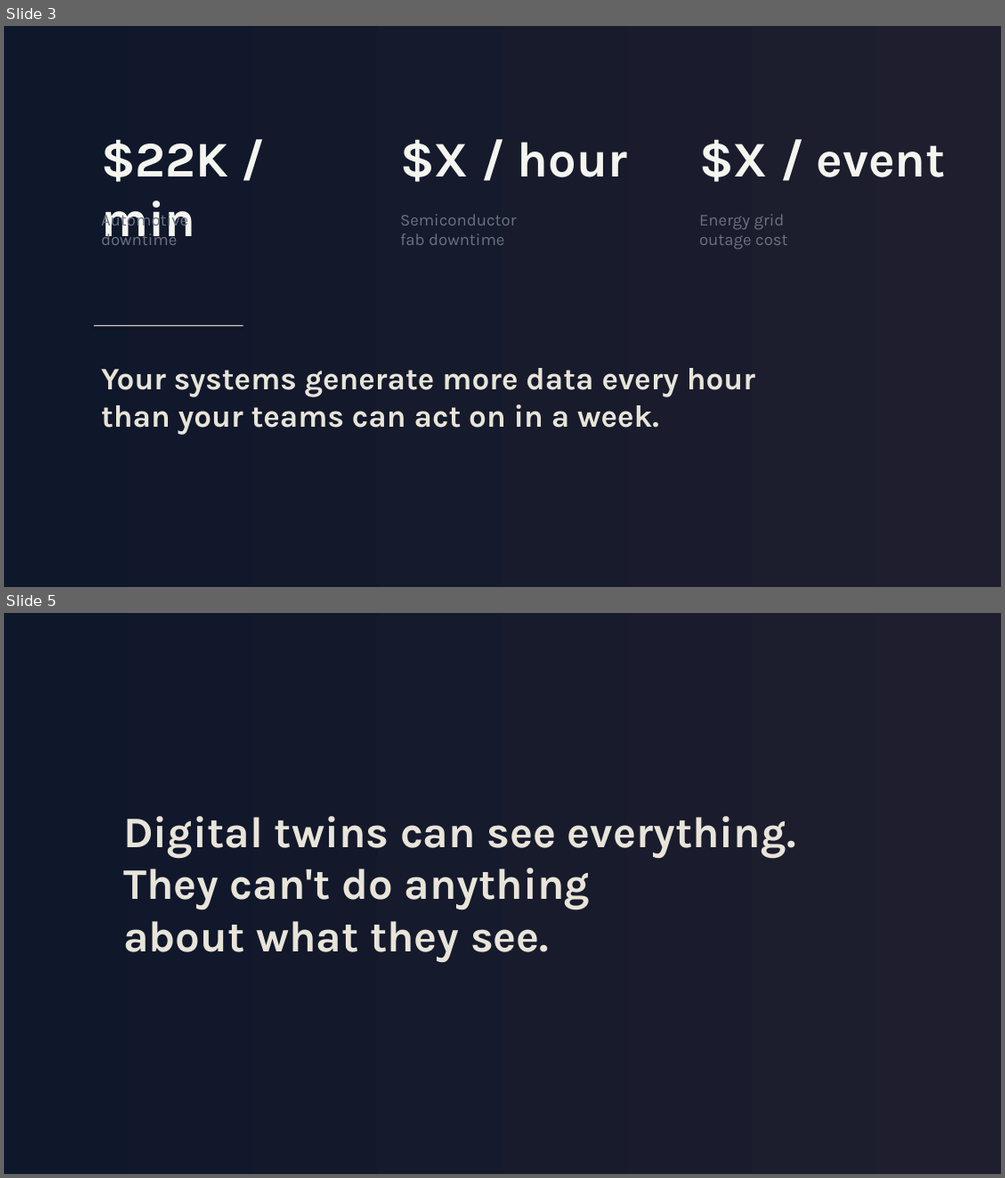
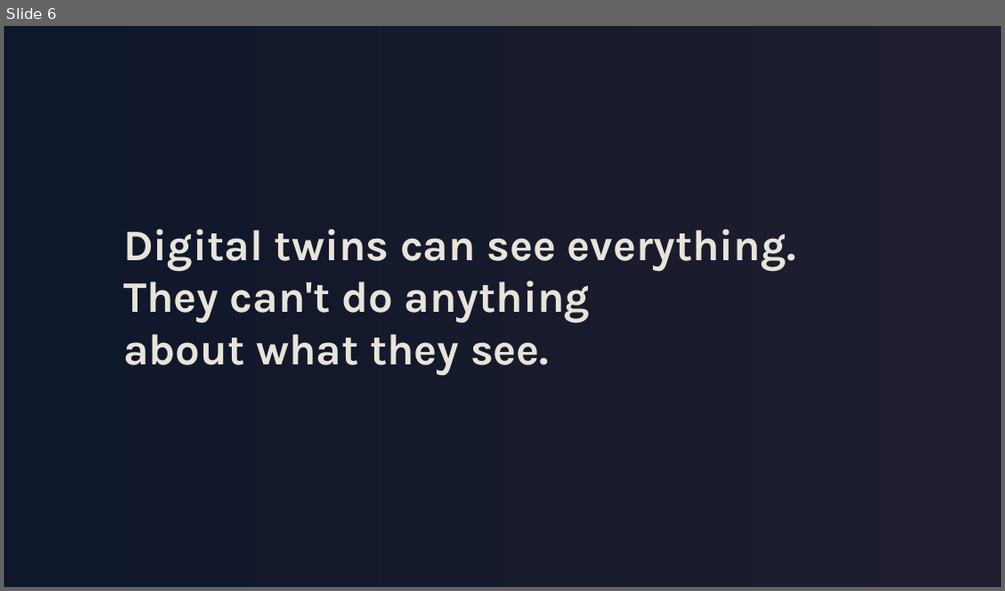
Before and after one commit to Anthony50102/MicroUSPresentation, a slide deck: presentation/presentation-v4-gradient-noir.pptx. Shown one above the other, each under a label of ours: slides 3 and 5 before the commit, slide 6 after it; the slides between them are not shown. The pictures are 1005x1178 and 1005x591 pixels, drawn with LibreOffice and Linux fonts; fonts in the diff are those of the drawing. Boxes give left, top, right and bottom in pixels: in the first picture for what was removed or moved away, otherwise in the second. Text is boxed around its words. In the diff, an @@ line names an element or a change of style, - is before the commit and + after.

```diff
--- a/presentation/presentation-v4-gradient-noir.pptx
+++ b/presentation/presentation-v4-gradient-noir.pptx
@@ slide 3 removed at box(4, 26, 1001, 587), background gradient #0F172A to #1E1E2E @@
@@ text removed at box(101, 139, 228, 245) @@
-$22K / min
@@ text removed at box(400, 139, 628, 182) @@
-$X / hour
@@ text removed at box(699, 139, 946, 182) @@
-$X / event
@@ text removed at box(101, 210, 188, 245) @@
-Automotive
-downtime
@@ text removed at box(400, 214, 517, 245) @@
-Semiconductor
-fab downtime
@@ text removed at box(699, 214, 788, 249) @@
-Energy grid
-outage cost
@@ rectangle removed at box(94, 325, 243, 326) @@
@@ text removed at box(101, 368, 755, 435) @@
-Your systems generate more data every hour
-than your teams can act on in a week.
@@ what was slide 5 is now slide 6 @@
```
Also in this commit, not shown: 14 slides changed, 4 slides added, 1 other slide removed, 3 other files.
